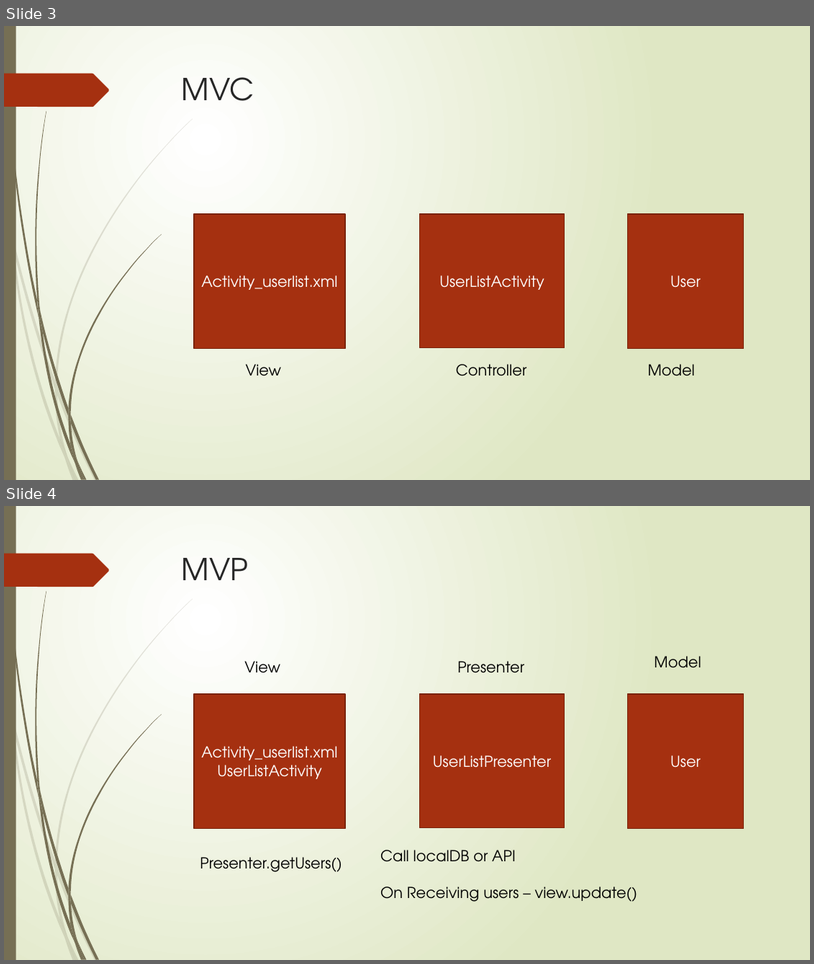
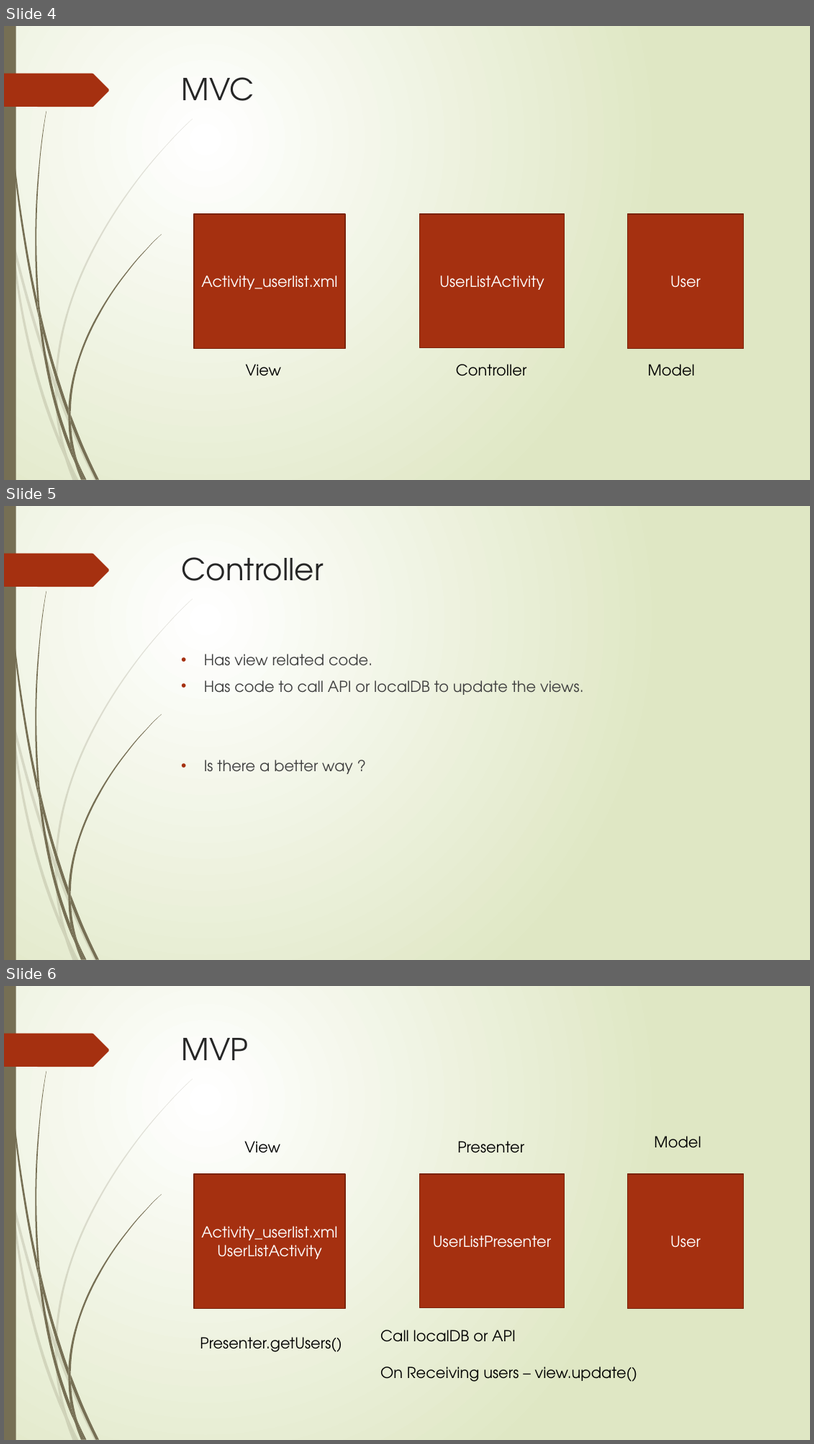
Before and after one commit to naveen246/Users, a slide deck: Jetpack.pptx. Shown one above the other, each under a label of ours: slides 3 and 4 before the commit, slides 4, 5 and 6 after it. The pictures are 814x964 and 814x1444 pixels, drawn with LibreOffice and Linux fonts; fonts in the diff are those of the drawing. Boxes give left, top, right and bottom in pixels: in the first picture for what was removed or moved away, otherwise in the second. Text is boxed around its words. In the diff, an @@ line names an element or a change of style, - is before the commit and + after.

```diff
--- a/Jetpack.pptx
+++ b/Jetpack.pptx
@@ slide 5 added at (4, 506, 810, 960), background gradient #FFFFFF to #DFE8C4; not listed: 24 template elements that a slide beside it also shows @@
@@ title added at (182, 557, 324, 581), 36 pt, text #262626 @@
+Controller
@@ text added at (204, 654, 584, 774), 18 pt, text #404040 @@
+• Has view related code.
+• Has code to call API or localDB to update the views.
+• Is there a better way ?
@@ what was slide 3 is now slide 4 @@
@@ what was slide 4 is now slide 6 @@
```
Also in this commit, not shown: 6 slides changed, 3 other slides added, 3 other files.
